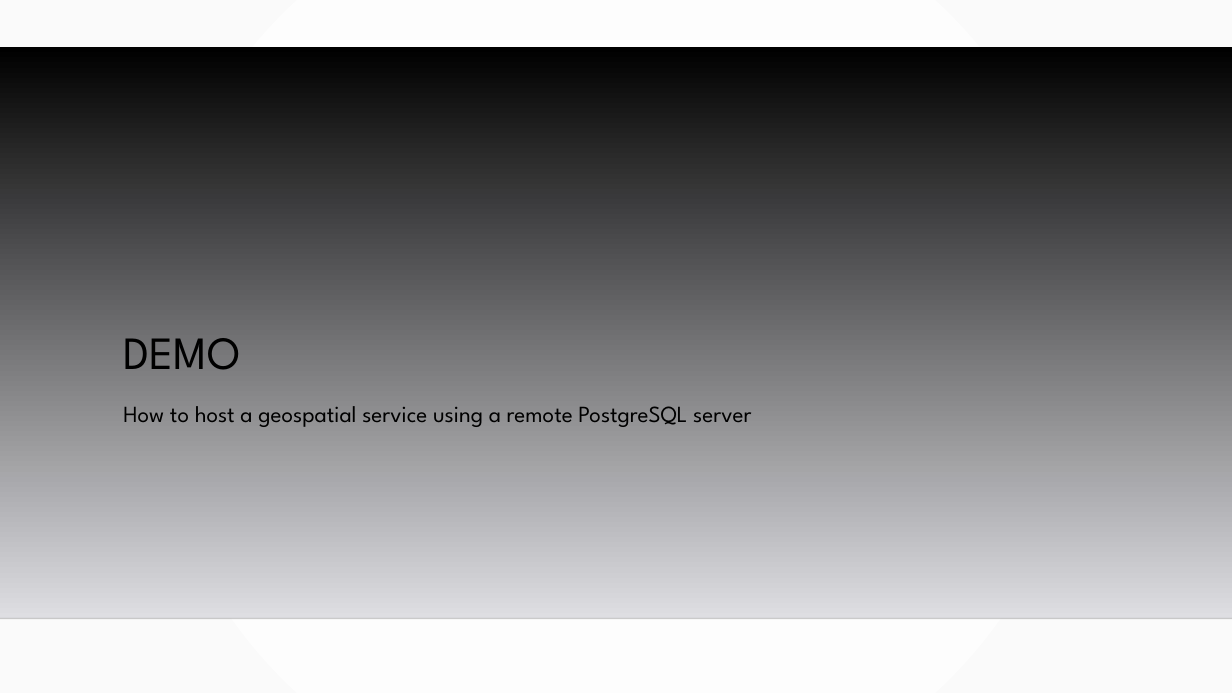
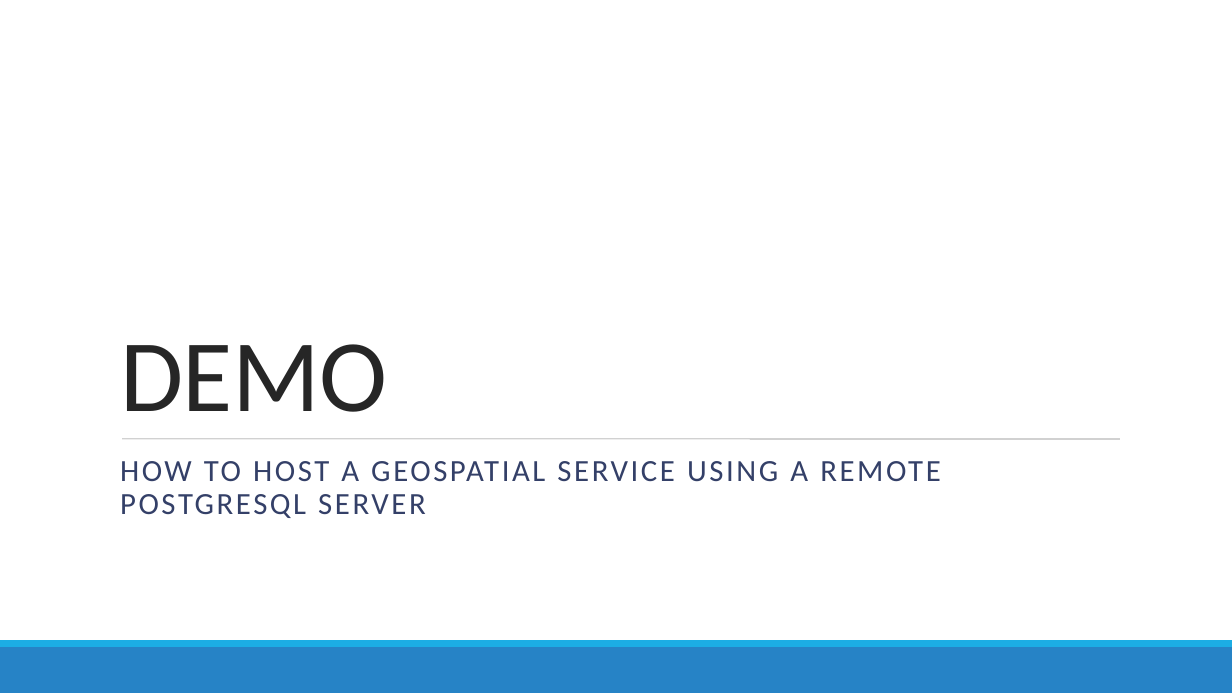
Before and after one commit to MGIS-UMN/GIS5577_week11, a slide deck: slide 22 of Creating_geospatial_services_ArcGIS.odp (slide 24 before the commit). Drawn at 1232x693 pixels with LibreOffice and Linux fonts; fonts in the diff are those of the drawing; background and template pictures are left out. Boxes give left, top, right and bottom in pixels: in the first picture for what was removed or moved away, otherwise in the second. Text is boxed around its words. In the diff, an @@ line names an element or a change of style, - is before the commit and + after.

```diff
--- a/Creating_geospatial_services_ArcGIS.odp
+++ b/Creating_geospatial_services_ArcGIS.odp
@@ background gradient #FFFFFF to #FAFAFA to #FFFFFF @@
@@ freeform shape removed at box(0, 47, 1232, 618) @@
@@ title "DEMO" at box(120, 344, 387, 412): size 36 to 80 pt, font League Spartan to Calibri, text colour #000000 to #262626, letter spacing 0 to -0.5 pt; line spacing 0.9 to 0.85 @@
@@ line added from (122, 439) to (1120, 439), #7F7F7F 0.51 pt @@
@@ text at box(120, 461, 941, 518): text changed; size 18 to 24 pt; font League Spartan to Calibri; text colour #000000 to #344068 @@
-How to host a geospatial service using a remote PostgreSQL server
+HOW TO HOST A GEOSPATIAL SERVICE USING A REMOTE POSTGRESQL SERVER
@@ line removed from (0, 618) to (1232, 618) @@
@@ freeform shape added at box(0, 647, 1232, 693), fill #2683C6 @@
@@ freeform shape added at box(0, 640, 1232, 647), fill #1CADE4 @@
```
Also in this commit, not shown: 36 other slides changed, 1 slide added, 4 slides removed, 2 other files.
